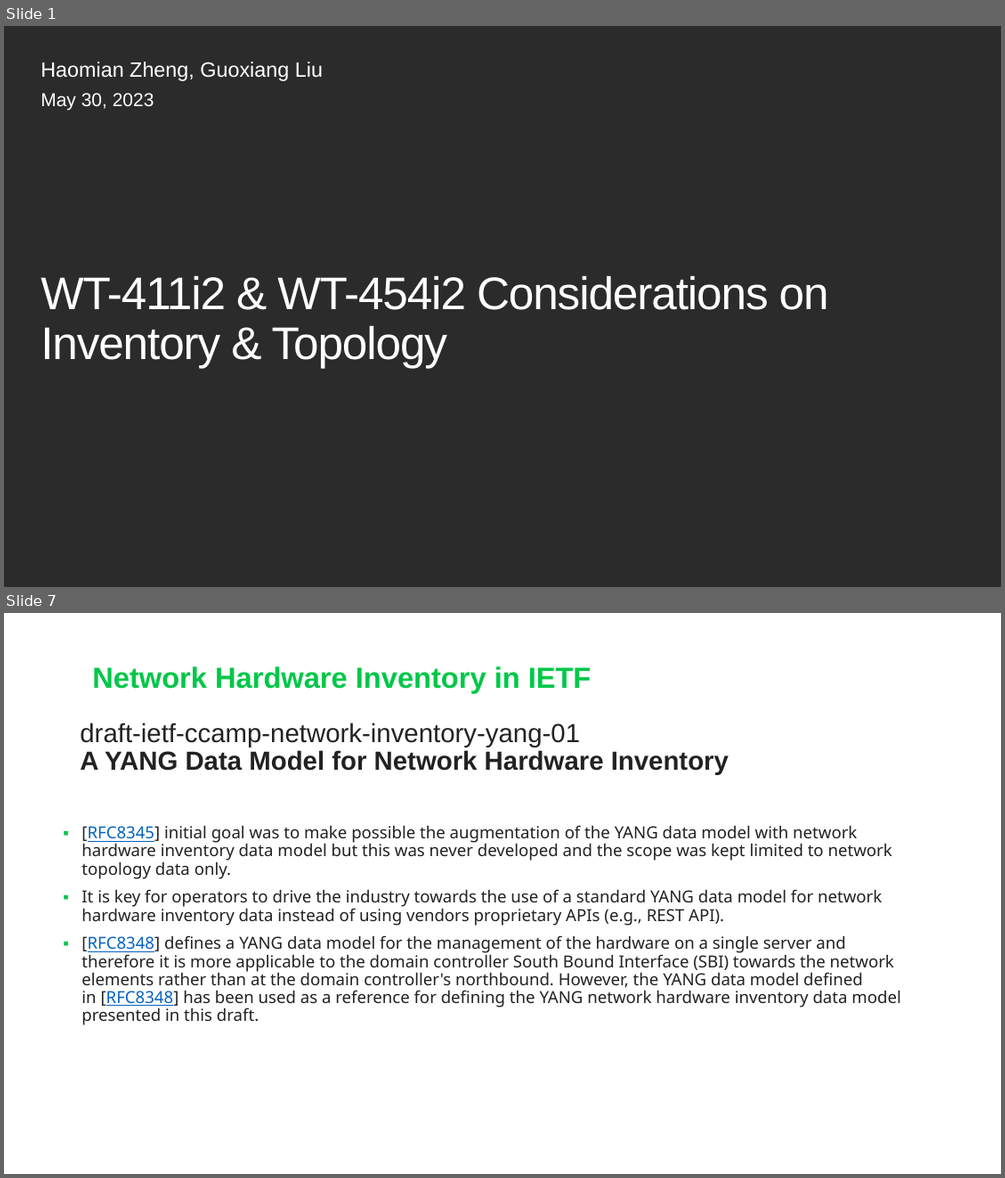
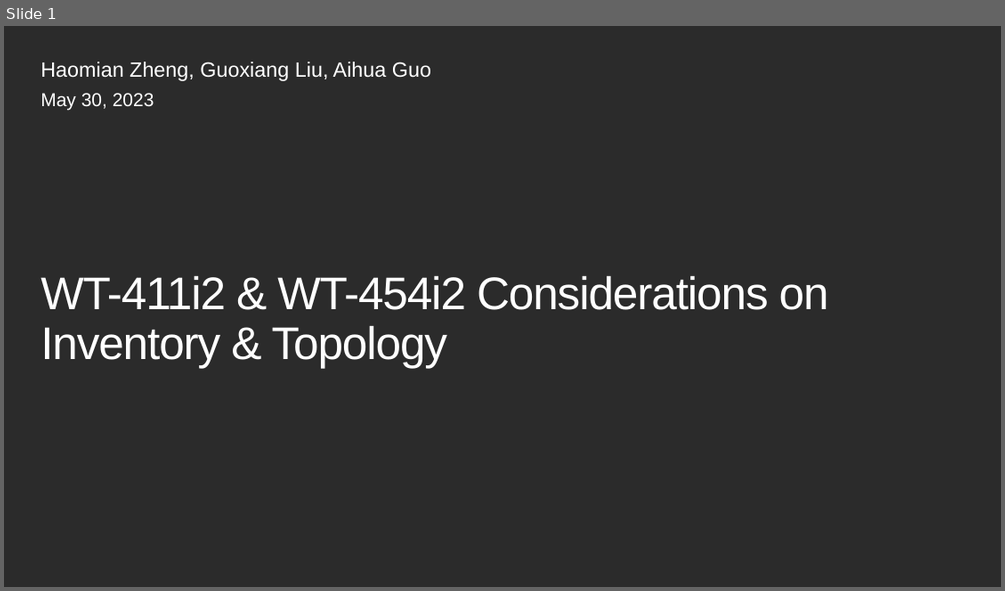
Before and after one commit to aguoietf/Public_material_for_standards, a slide deck: CONTRIB-xxxx-huawei-01 - NBI Design - inventory-topo.pptx. Shown one above the other, each under a label of ours: slides 1 and 7 before the commit, slide 1 after it; the slides between them are not shown. The pictures are 1005x1178 and 1005x591 pixels, drawn with LibreOffice and Linux fonts; fonts in the diff are those of the drawing; background and template pictures are left out; a plain dark background stands for a picture behind light text. Boxes give left, top, right and bottom in pixels: in the first picture for what was removed or moved away, otherwise in the second. Text is boxed around its words. In the diff, an @@ line names an element or a change of style, - is before the commit and + after.

```diff
--- a/CONTRIB-xxxx-huawei-01 - NBI Design - inventory-topo.pptx
+++ b/CONTRIB-xxxx-huawei-01 - NBI Design - inventory-topo.pptx
@@ slide 7 removed at (x1=4, y1=613, x2=1001, y2=1174), background #FFFFFF @@
@@ text removed at (x1=92, y1=666, x2=591, y2=693) @@
-Network Hardware Inventory in IETF
@@ title removed at (x1=80, y1=722, x2=728, y2=775) @@
-draft-ietf-ccamp-network-inventory-yang-01
-A YANG Data Model for Network Hardware Inventory
@@ text removed at (x1=81, y1=825, x2=900, y2=1025) @@
-▪ [RFC8345] initial goal was to make possible the augmentation of the YANG data model with network hardware inventory data model but this was never developed and the scope was kept limited to network topology data only.
-▪ It is key for operators to drive the industry towards the use of a standard YANG data model for network hardware inventory data instead of using vendors proprietary APIs (e.g., REST API).
-▪ [RFC8348] defines a YANG data model for the management of the hardware on a single server and therefore it is more applicable to the domain controller South Bound Interface (SBI) towards the network elements rather than at the domain controller's northbound. However, the YANG data model defined in [RFC8348] has been used as a reference for defining the YANG network hardware inventory data model presented in this draft.
@@ slide 1 changed as well @@
@@ subtitle at (x1=40, y1=62, x2=431, y2=81): text changed @@
-Haomian Zheng, Guoxiang Liu
+Haomian Zheng, Guoxiang Liu, Aihua Guo
```
Also in this commit, not shown: 8 other slides changed, 11 other slides removed, 2 other files.
